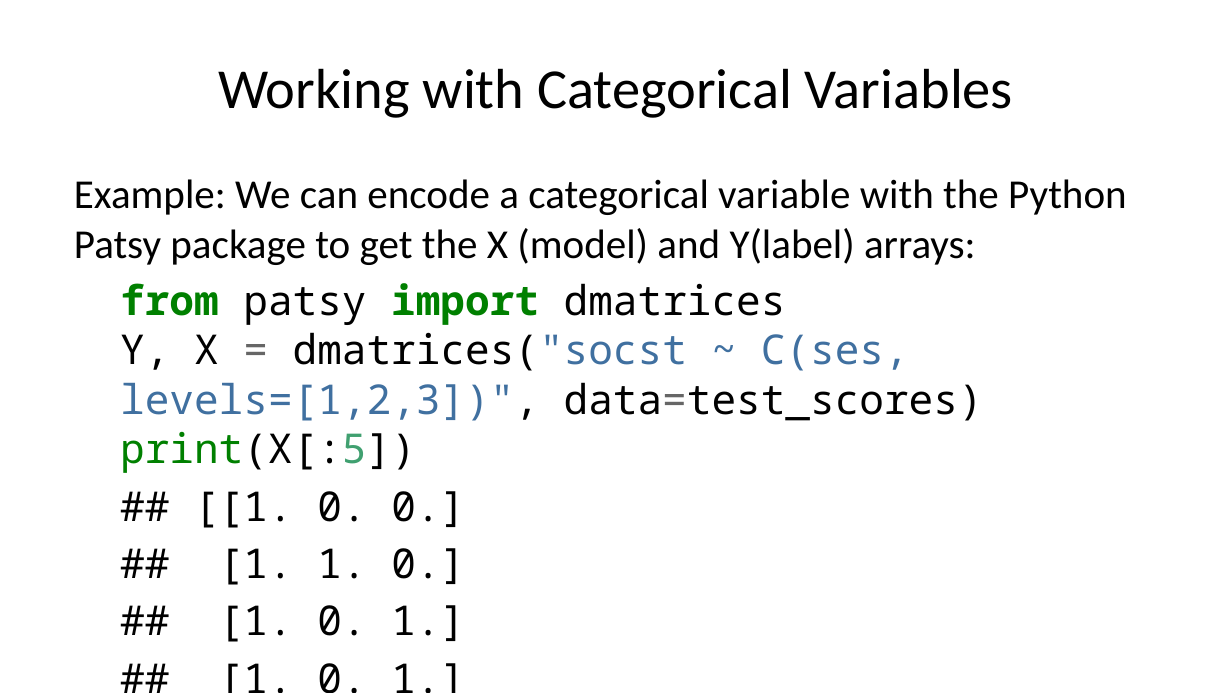
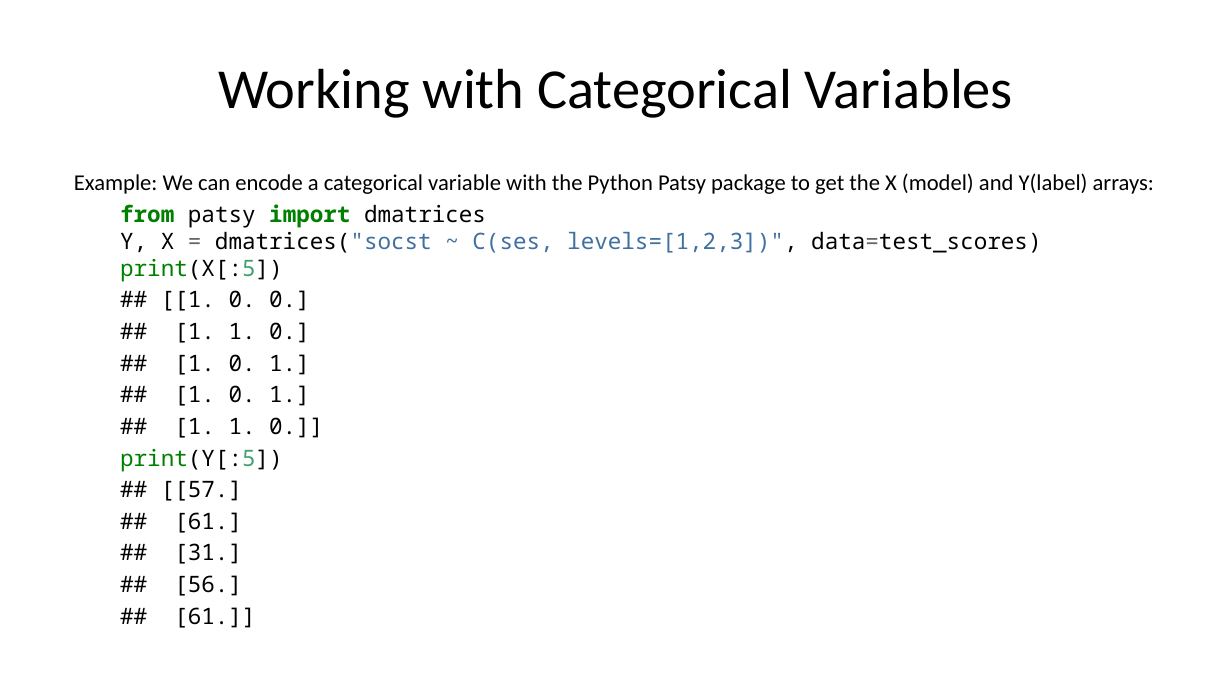
Before and after one commit to StephenElston/CSCI-E-83, a slide deck: slide 11 of LectureSlides/09_GeneralizingTheLinearModel.pptx. Drawn at 1232x693 pixels with LibreOffice and Linux fonts; fonts in the diff are those of the drawing. Boxes give left, top, right and bottom in pixels: in the first picture for what was removed or moved away, otherwise in the second. Text is boxed around its words. In the diff, an @@ line names an element or a change of style, - is before the commit and + after.

```diff
--- a/LectureSlides/09_GeneralizingTheLinearModel.pptx
+++ b/LectureSlides/09_GeneralizingTheLinearModel.pptx
@@ text "Example: We can encode a ..." at (x1=74, y1=173, x2=1154, y2=628): size 24 to 13.2 pt; less space between paragraphs @@
```
Also in this commit, not shown: 22 other slides changed.
